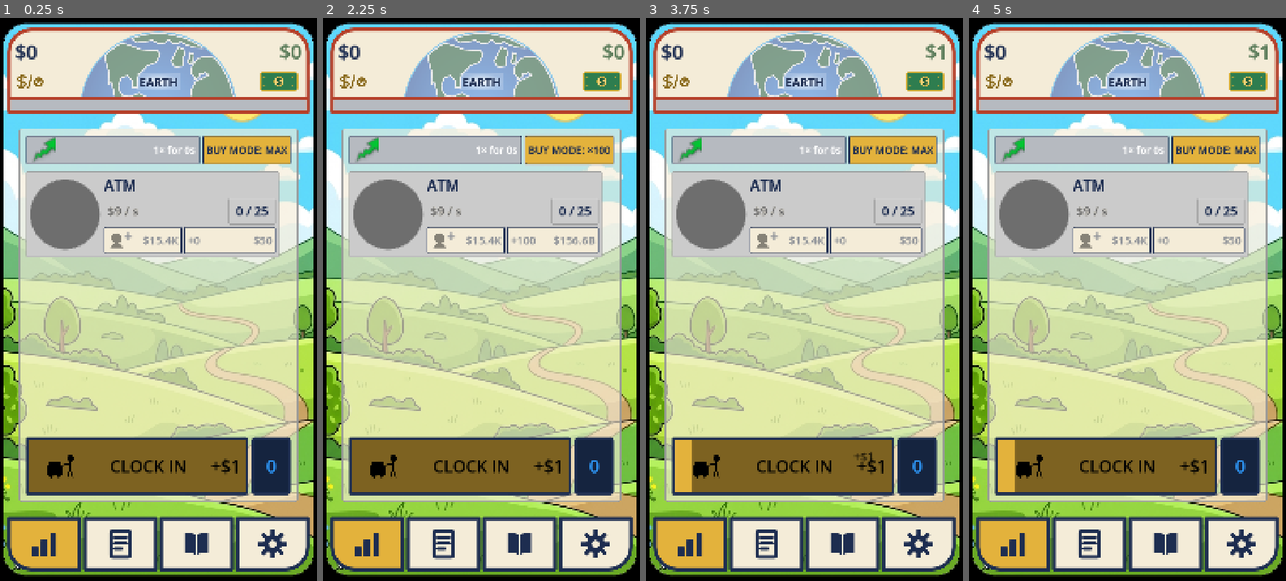
Above: before the commit, frames 1-4 (left to right).
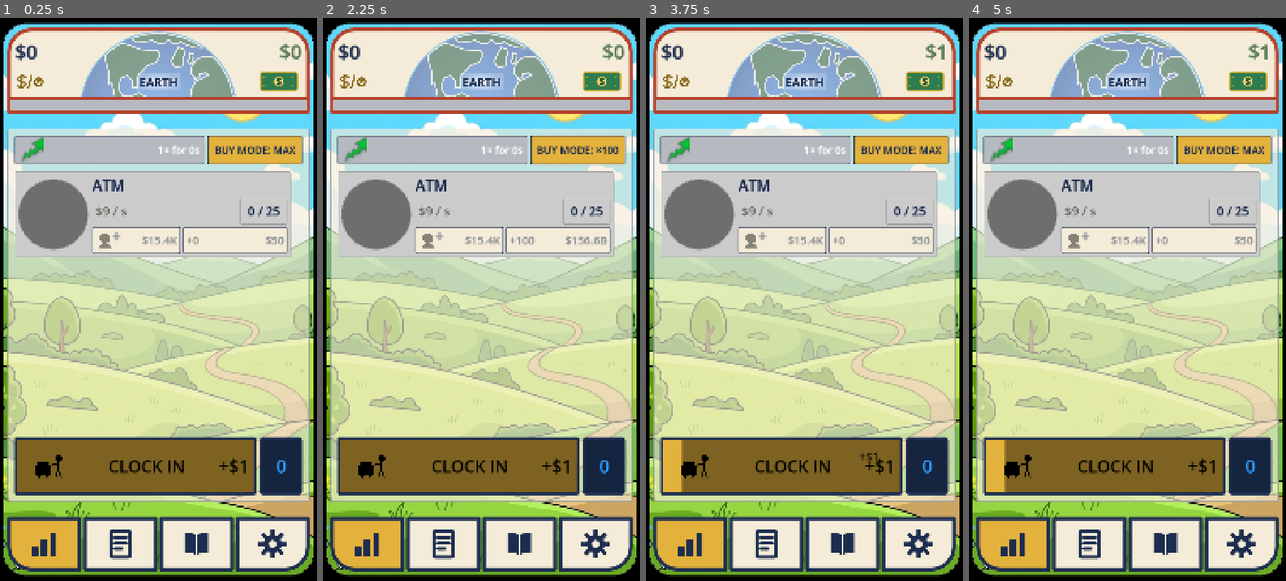
Above: after the commit, the same moments.

Repository: TimGoergen/american-tycoon
Game: Godot game, scene res://Main.tscn
The game is run twice, just before and just after one commit, with the same random seed, the same clock (stepped at 60 frames per second) and the same inputs.
Inputs (mouse positions are in pixels of both pictures, inside the frame that each line leads up to):
- Up to frame 1 (0.25 s): no input
- Up to frame 2 (2.25 s): click "BUY MODE: MAX" at 0.5 s; click "BUY MODE: ×1" at 1.25 s; click "BUY MODE: ×10" at 2 s
- Up to frame 3 (3.75 s): click "BUY MODE: ×100" at 2.75 s; click (782, 468) at 3.5 s
- Up to frame 4 (5 s): click (1013, 541) at 4.27 s

The runs differ from the first frame. In frame 1, 11% of the frame differs, in the area x 2-98%, y 19-86%; in frame 2, 11%; in frame 3, 11%; in frame 4, 11%.

Commit message:
Widen tab pages to match the hero stat panel and tab bar
wrap_in_tab_panel now applies its 40px float margin to top/bottom
only; the left/right inset is gone, so every tab panel sits flush
with the full column width the income header and tab buttons use.

Co-Authored-By: Claude Fable 5 <noreply@anthropic.com>
Claude-Session: https://claude.ai/code/session_01V2mTLbKztKGNf3y2Xw5aUW

Diff:
--- a/game/scripts/ui/UiPalette.gd
+++ b/game/scripts/ui/UiPalette.gd
@@ -153,8 +153,9 @@
 	return _make_plate(CREAM, NAVY)
 
 
-## Edge gap that floats each tab's content panel clear of the screen — the same inset the
-## settings tab established, now shared by every tab.
+## Vertical gap that floats each tab's content panel between the hero stat above and the
+## tab bar below. TOP/BOTTOM only since 2026-07-06 (Tim): the panel's left/right edges
+## now sit flush with the hero stat panel and the tab buttons, full column width.
 const TAB_PANEL_EDGE_MARGIN := 40
 
 
@@ -176,7 +177,7 @@
 ## MarginContainer; the caller drops THAT into the tab-content slot in place of the bare content.
 static func wrap_in_tab_panel(content: Control) -> MarginContainer:
 	var margin := MarginContainer.new()
-	for side in ["margin_left", "margin_right", "margin_top", "margin_bottom"]:
+	for side in ["margin_top", "margin_bottom"]:
 		margin.add_theme_constant_override(side, TAB_PANEL_EDGE_MARGIN)
 	var panel := PanelContainer.new()
 	panel.add_theme_stylebox_override("panel", make_tab_panel_style())
